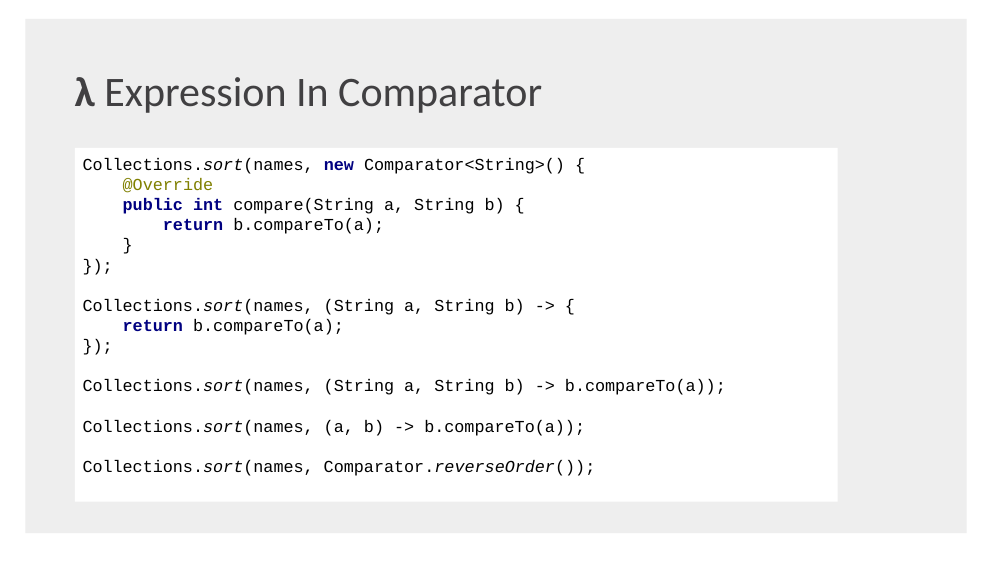
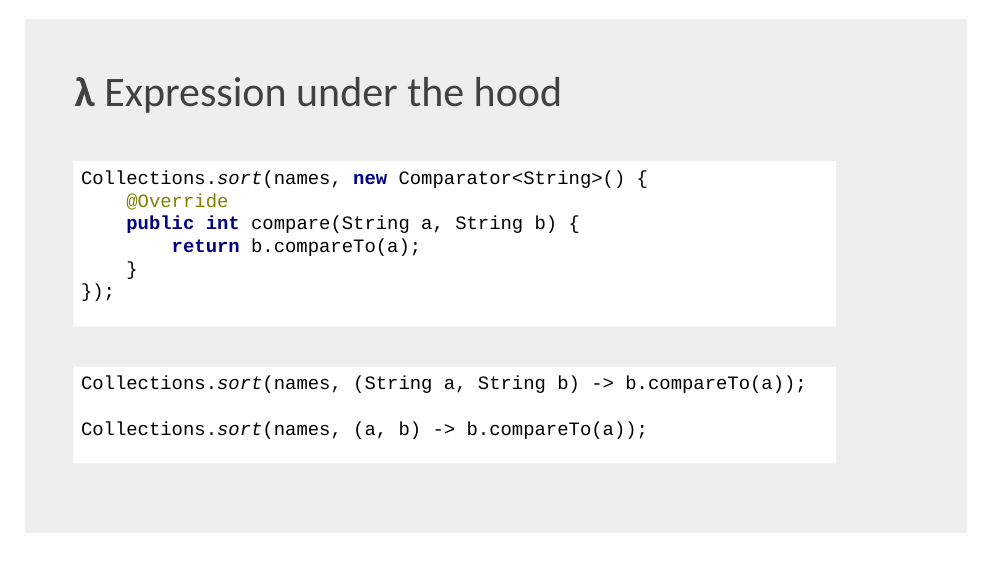
Before and after one commit to shaojie-xu-kp/Java8_lunch_learn, a slide deck: slide 6 of Java 8 & TDP.pptx (slide 14 before the commit). Drawn at 1008x567 pixels with LibreOffice and Linux fonts; fonts in the diff are those of the drawing; background and template pictures are left out. Boxes give left, top, right and bottom in pixels: in the first picture for what was removed or moved away, otherwise in the second. Text is boxed around its words. In the diff, an @@ line names an element or a change of style, - is before the commit and + after.

```diff
--- a/Java 8 & TDP.pptx
+++ b/Java 8 & TDP.pptx
@@ text at (x1=75, y1=77, x2=562, y2=113): text changed @@
-λ Expression In Comparator
+λ Expression under the hood
@@ rectangle "Collections.sort(names, new Comparator<String>() { @Override ..." resized from (x1=75, y1=148, x2=838, y2=502) to (x1=73, y1=161, x2=836, y2=327) @@
@@ text in rectangle at (x1=81, y1=171, x2=626, y2=256): text changed; size 16 to 18 pt @@
-Collections.sort(names, new Comparator<String>() {
-@Override
-public int compare(String a, String b) {
-return b.compareTo(a);
-}
-});
-Collections.sort(names, (String a, String b) -> {
-return b.compareTo(a);
-});
-Collections.sort(names, (String a, String b) -> b.compareTo(a));
-Collections.sort(names, (a, b) -> b.compareTo(a));
-Collections.sort(names, Comparator.reverseOrder());
+Collections.sort(names, new Comparator<String>() {
+@Override
+public int compare(String a, String b) {
+return b.compareTo(a);
+}
+});
@@ rectangle added at (x1=73, y1=367, x2=836, y2=464), fill #FFFFFF, 18 pt, text #000000 @@
+Collections.sort(names, (String a, String b) -> b.compareTo(a));
+Collections.sort(names, (a, b) -> b.compareTo(a));
```
Also in this commit, not shown: 8 other slides changed, 3 slides added, 4 slides removed, 2 other files.
